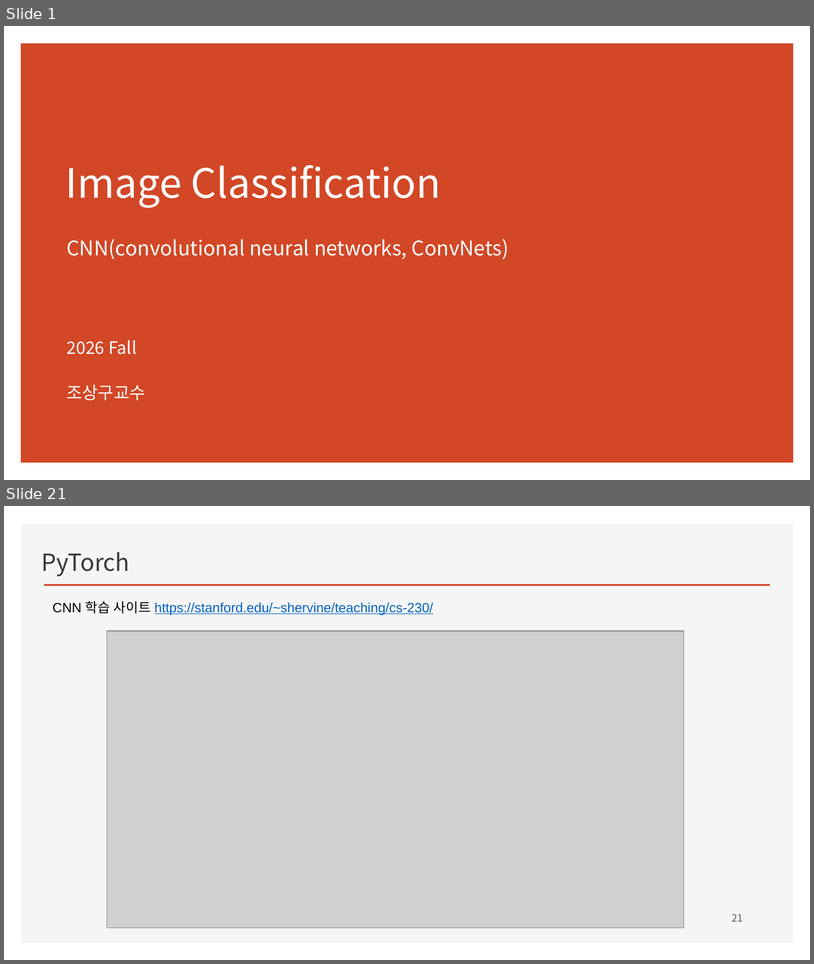
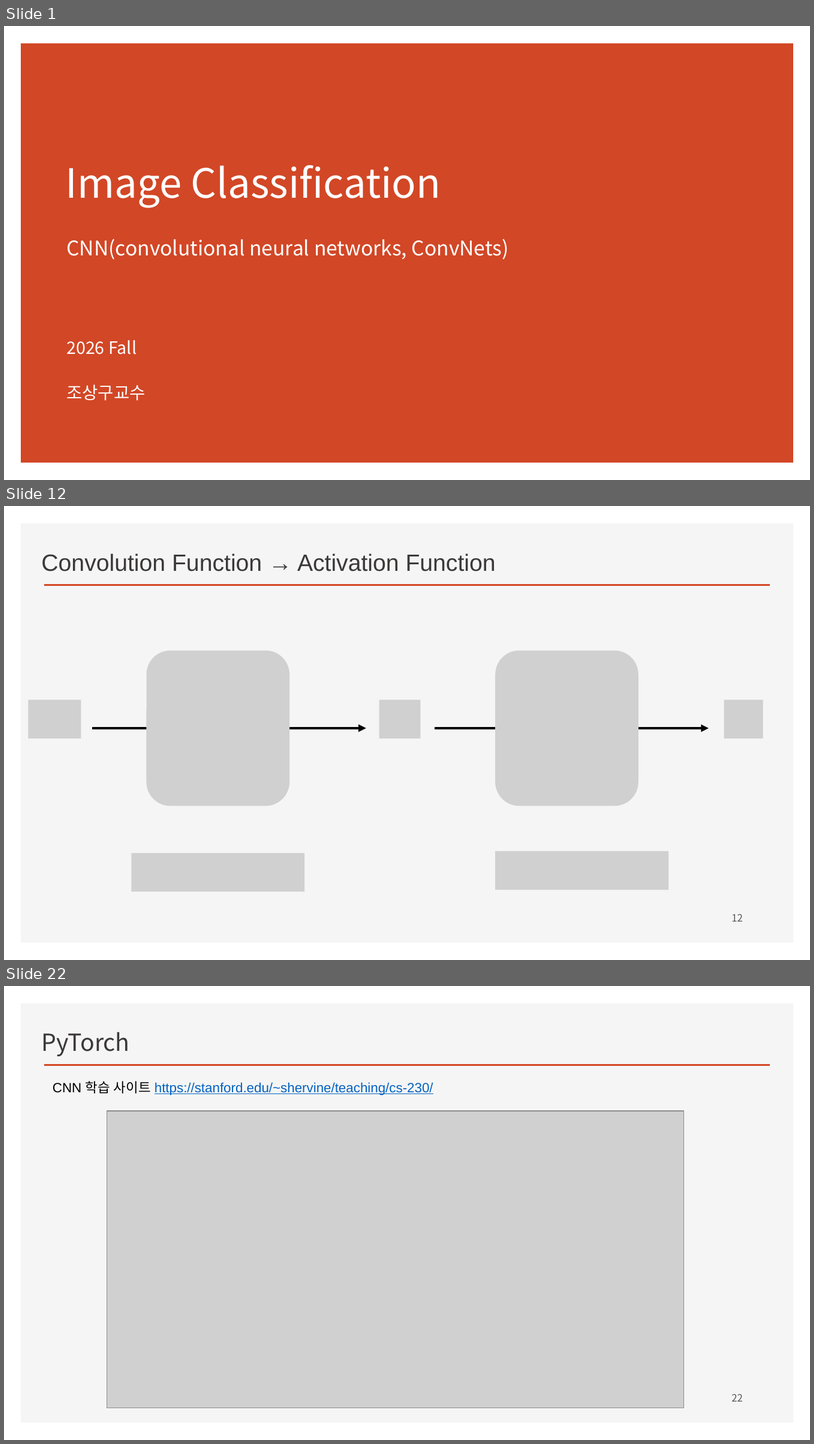
Before and after one commit to ancestor9/2026_Fall_Deep-Learning-with-Python, a slide deck: CNN/CNN.pptx. Shown one above the other, each under a label of ours: slides 1 and 21 before the commit, slides 1, 12 and 22 after it; the slides between them are not shown. The pictures are 814x964 and 814x1444 pixels, drawn with LibreOffice and Linux fonts; fonts in the diff are those of the drawing; grey boxes stand for pictures; background and template pictures are left out. Boxes give left, top, right and bottom in pixels: in the first picture for what was removed or moved away, otherwise in the second. Text is boxed around its words. In the diff, an @@ line names an element or a change of style, - is before the commit and + after.

```diff
--- a/CNN/CNN.pptx
+++ b/CNN/CNN.pptx
@@ slide 12 added at bbox=[4, 506, 810, 960], background #FFFFFF; not listed: 2 template elements that a slide beside it also shows @@
@@ text added at bbox=[41, 553, 496, 571], 28 pt, text #3B3838 @@
+Convolution Function → Activation Function
@@ picture added at bbox=[147, 651, 290, 806] @@
@@ picture added at bbox=[496, 651, 639, 806] @@
@@ picture added at bbox=[28, 700, 81, 738] @@
@@ picture added at bbox=[380, 700, 421, 738] @@
@@ picture added at bbox=[725, 700, 764, 738] @@
@@ arrow added from (92, 728) to (366, 728), #000000 3 pt @@
@@ arrow added from (435, 728) to (710, 728), #000000 3 pt @@
@@ picture added at bbox=[132, 853, 305, 891] @@
@@ picture added at bbox=[496, 851, 669, 889] @@
@@ page number added at bbox=[732, 913, 743, 921], 12 pt, text #595959 @@
+12
@@ what was slide 21 is now slide 22 @@
@@ page number at bbox=[732, 1393, 743, 1401]: text changed @@
-21
+22
```
Also in this commit, not shown: 12 slides changed, 10 other slides added, 7 slides removed.
